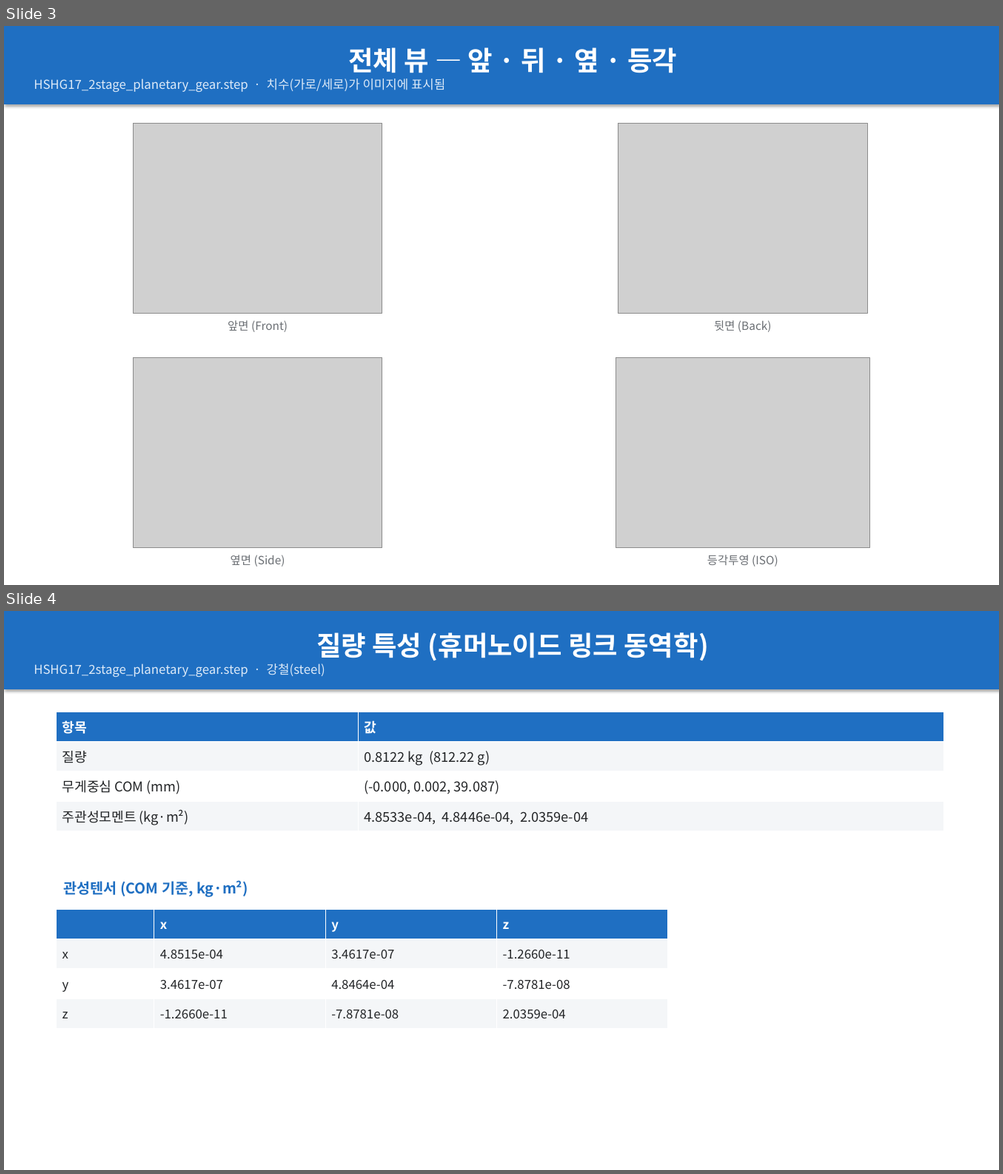
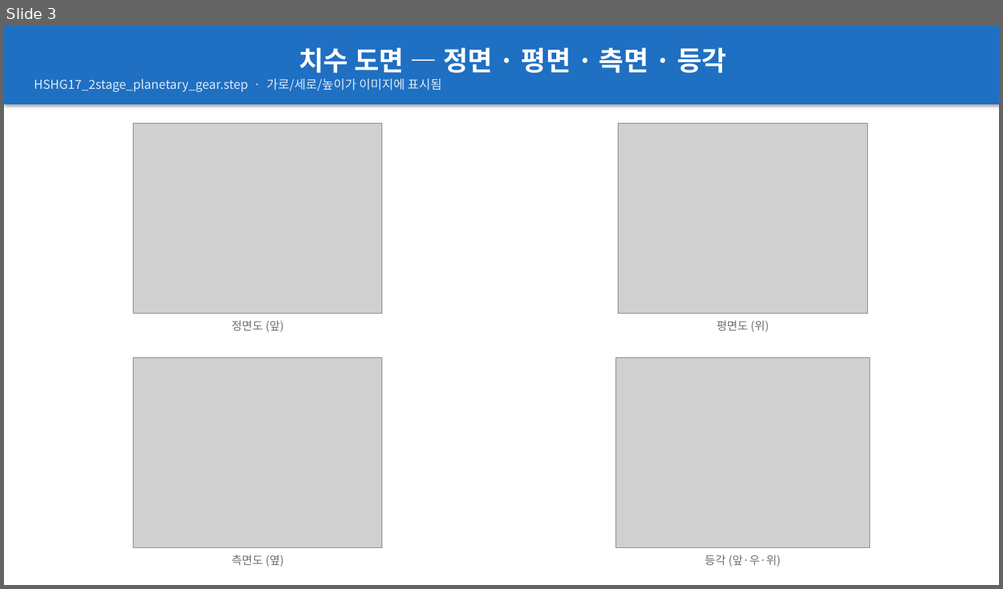
Before and after one commit to Seobuk/Argos, a slide deck: examples/planetary_gear/report/HSHG17_2stage_planetary_gear_report.pptx. Shown one above the other, each under a label of ours: slides 3 and 4 before the commit, slide 3 after it. The pictures are 1003x1174 and 1003x589 pixels, drawn with LibreOffice and Linux fonts; fonts in the diff are those of the drawing; grey boxes stand for pictures. Boxes give left, top, right and bottom in pixels: in the first picture for what was removed or moved away, otherwise in the second. Text is boxed around its words. In the diff, an @@ line names an element or a change of style, - is before the commit and + after.

Commit message:
feature/step-report: refocus report on size + multi-angle photos
Per request, the default report is now visual/dimensional rather than
robot-dynamics oriented:
- Mass / inertia / URDF slides are OFF by default (add back with --with-mass).
  URDF is only computed/written when --with-mass is given.
- Dimensions stated as 가로(X) · 세로(Y) · 높이(Z); each orthographic view is
  annotated with its in-plane dims using these names (consistent everywhere).
- Standard 삼면도: front / TOP / side + iso. Top replaces the redundant back
  view and shows the footprint — fixes flat parts (a PCB only reads from above).
- New "여러 각도" gallery: 4 isometric corners (turntable). Title slide shows
  the part + size.

Slides: title / dimensions / dimensioned-drawing / multi-angle / diameters.
Planetary-gear example regenerated (7 renders); URDF file dropped from it.

```diff
--- a/examples/planetary_gear/report/HSHG17_2stage_planetary_gear_report.pptx
+++ b/examples/planetary_gear/report/HSHG17_2stage_planetary_gear_report.pptx
@@ slide 4 removed at [4,611,999,1170], background #FFFFFF @@
@@ rectangle removed at [4,611,999,689] @@
-질량 특성 (휴머노이드 링크 동역학)
-HSHG17_2stage_planetary_gear.step · 강철(steel)
@@ table removed at [57,712,944,831], 4 rows, 2 columns @@
-항목 | 값
-질량 | 0.8122 kg (812.22 g)
-무게중심 COM (mm) | (-0.000, 0.002, 39.087)
-주관성모멘트 (kg·m²) | 4.8533e-04, 4.8446e-04, 2.0359e-04
@@ text removed at [63,880,248,897] @@
-관성텐서 (COM 기준, kg·m²)
@@ table removed at [57,909,669,1029], 4 rows, 4 columns @@
- | x | y | z
-x | 4.8515e-04 | 3.4617e-07 | -1.2660e-11
-y | 3.4617e-07 | 4.8464e-04 | -7.8781e-08
-z | -1.2660e-11 | -7.8781e-08 | 2.0359e-04
@@ slide 3 changed as well @@
@@ text in rectangle at [34,47,726,92]: text changed @@
-전체 뷰 — 앞 · 뒤 · 옆 · 등각
-HSHG17_2stage_planetary_gear.step · 치수(가로/세로)가 이미지에 표시됨
+치수 도면 — 정면 · 평면 · 측면 · 등각
+HSHG17_2stage_planetary_gear.step · 가로/세로/높이가 이미지에 표시됨
@@ text at [231,321,284,332]: text changed @@
-앞면 (Front)
+정면도 (앞)
@@ text at [717,321,769,332]: text changed @@
-뒷면 (Back)
+평면도 (위)
@@ text at [231,555,284,567]: text changed @@
-옆면 (Side)
+측면도 (옆)
@@ text at [705,555,780,567]: text changed @@
-등각투영 (ISO)
+등각 (앞·우·위)
```
Also in this commit, not shown: 2 other slides changed, 2 slides added, 2 other slides removed, 12 other files.
